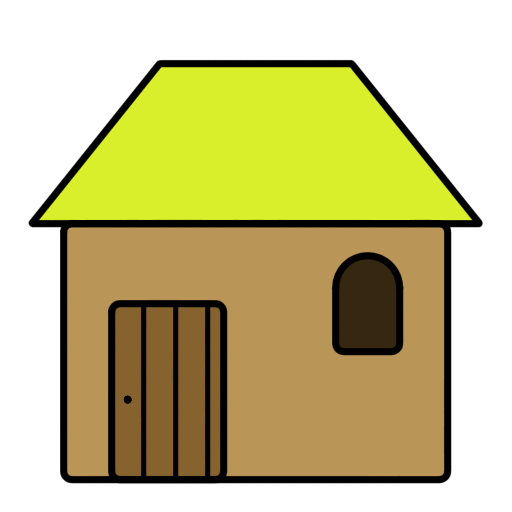
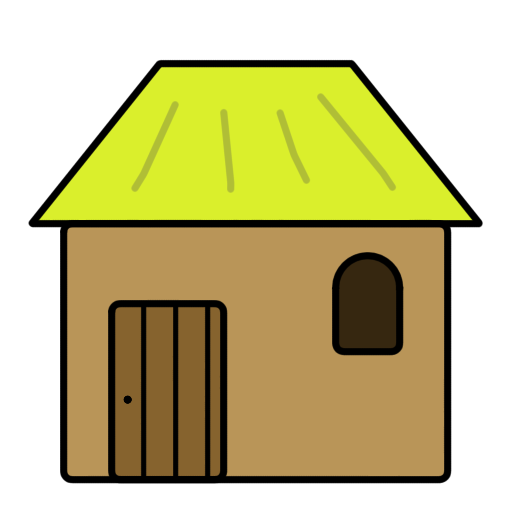
Layered file, before and after one edit (512x512). Changes by layer:
painted on "Lineart" over [left=131, top=93, right=397, bottom=193]
painted on "Color" over [left=131, top=93, right=397, bottom=193]
